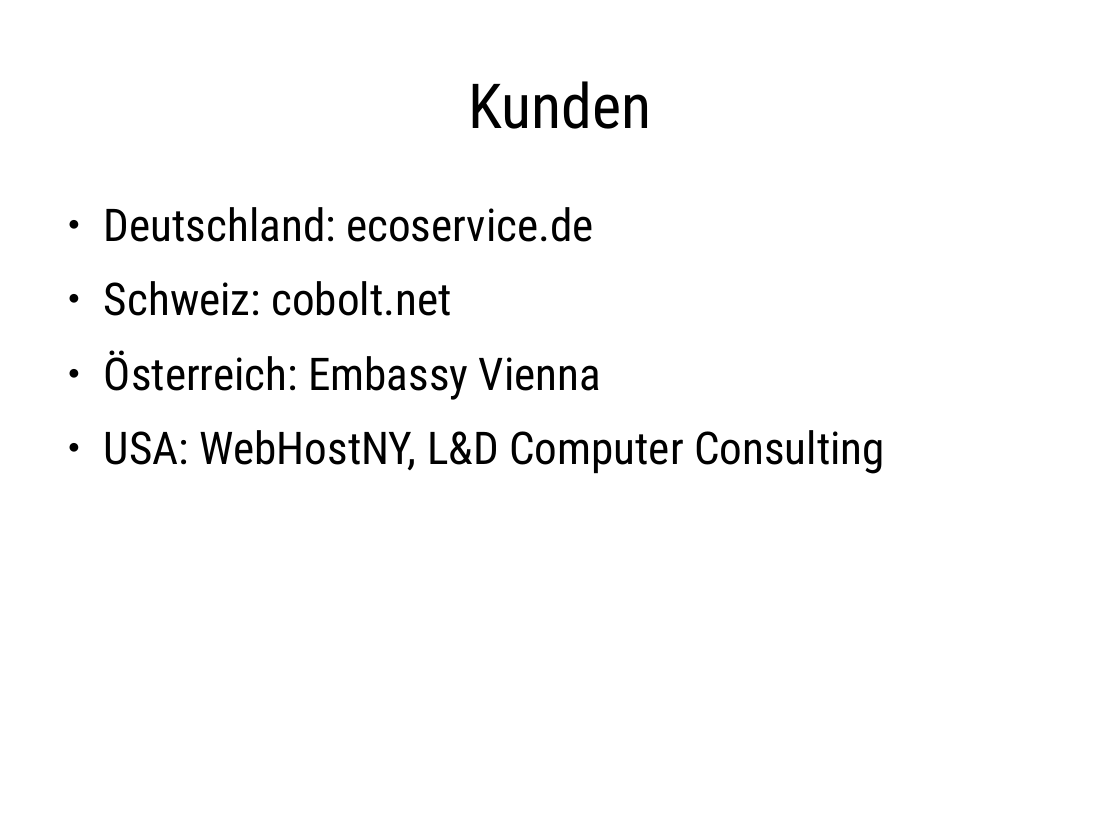
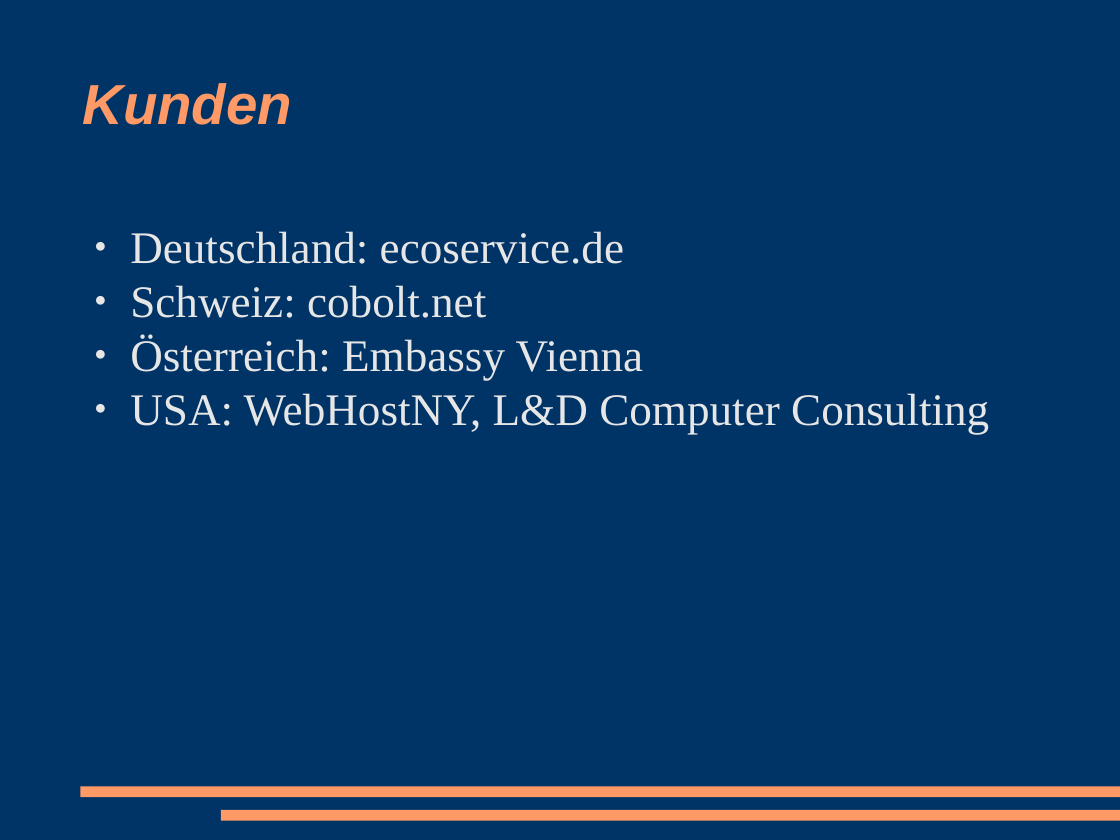
Before and after one commit to racke/Presentations, a slide deck: slide 2 of pws2008/rtrest.odp. Drawn at 1120x840 pixels with LibreOffice and Linux fonts; fonts in the diff are those of the drawing. Boxes give left, top, right and bottom in pixels: in the first picture for what was removed or moved away, otherwise in the second. Text is boxed around its words. In the diff, an @@ line names an element or a change of style, - is before the commit and + after.

```diff
--- a/pws2008/rtrest.odp
+++ b/pws2008/rtrest.odp
@@ background #FFFFFF to #003366 @@
@@ title "Kunden": place and size @@
-title "Kunden" at box(468, 81, 651, 129)
+title "Kunden" at box(82, 83, 292, 125)
@@ title "Kunden" at box(82, 83, 292, 125): size 44 to 40 pt, font Roboto Condensed to Arial, text colour #000000 to #FF9966, bold on, italic on; alignment centre to left @@
@@ text "Deutschland: ecoservice.de": place and size @@
-text "Deutschland: ecoservice.de" at box(104, 207, 885, 474)
+text "Deutschland: ecoservice.de" at box(130, 231, 989, 435)
@@ text "Deutschland: ecoservice.de" at box(130, 231, 989, 435): font Roboto Condensed to Times New Roman, text colour #000000 to #E6E6E6; less space between paragraphs; bullet colour #000000 to #E6E6E6 @@
@@ rectangle added at box(80, 787, 1120, 798), fill #FF9966 @@
@@ rectangle added at box(221, 810, 1120, 821), fill #FF9966 @@
```
Also in this commit, not shown: 11 other slides changed, 5 slides added, 3 slides removed.
